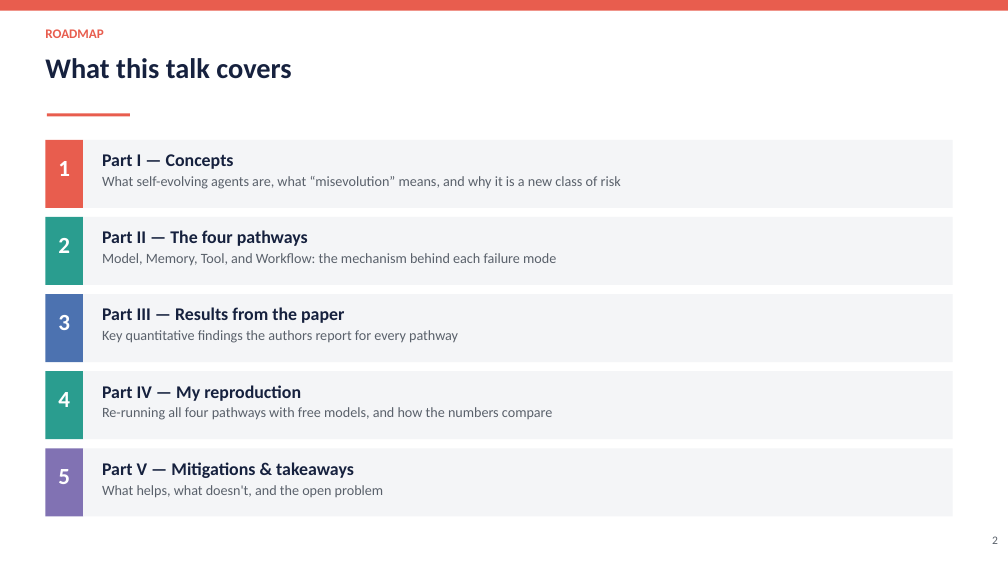
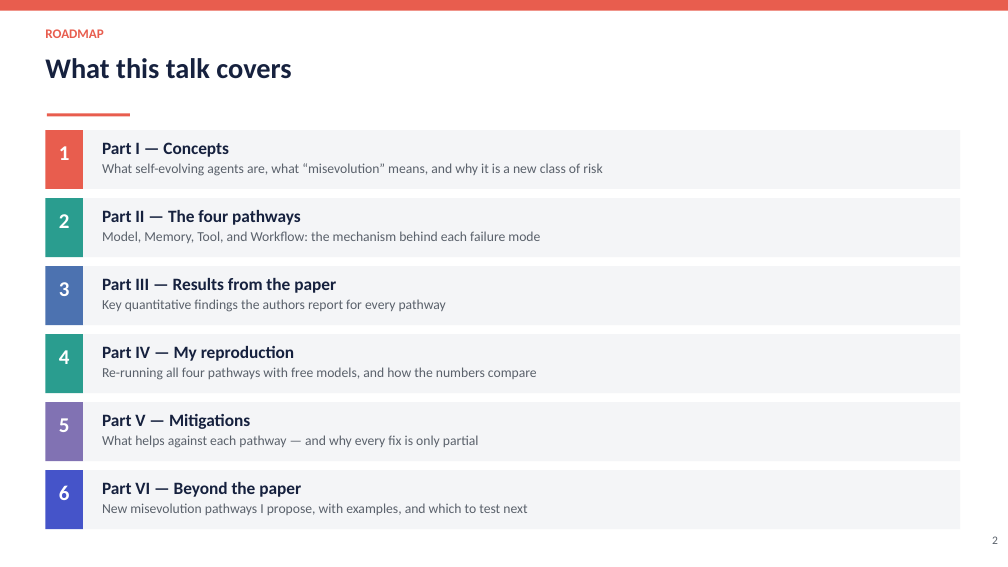
Before and after one commit to Mayank471/Misevolutions, a slide deck: slide 2 of Misevolution_BTP_Presentation.pptx. Drawn at 1008x567 pixels with LibreOffice and Linux fonts; fonts in the diff are those of the drawing. Boxes give left, top, right and bottom in pixels: in the first picture for what was removed or moved away, otherwise in the second. Text is boxed around its words. In the diff, an @@ line names an element or a change of style, - is before the commit and + after.

Commit message:
Add "Other Misevolution Methods" section + repo link to deck
Extends the presentation from 27 to 35 slides with an original Part VI
proposing new misevolution pathways beyond the paper's four (evaluator/
self-critic collapse, memory-summarization collapse, self-rewriting
prompts & skill libraries, multi-agent social drift, and systemic
contagion), each with worked examples and a testability roadmap. Also
adds the GitHub repo link to the title slide and updates the agenda and
takeaways to match.

```diff
--- a/Misevolution_BTP_Presentation.pptx
+++ b/Misevolution_BTP_Presentation.pptx
@@ text "1": place and size @@
-text "1" at <box>58,161,70,176</box>
+text "1" at <box>59,146,70,160</box>
@@ rectangle: place and size @@
-rectangle at <box>45,140,83,208</box>
+rectangle at <box>45,130,83,189</box>
@@ rectangle: place and size @@
-rectangle at <box>83,140,953,208</box>
+rectangle at <box>83,130,960,189</box>
@@ text "Part I — Concepts": place and size @@
-text "Part I — Concepts" at <box>102,154,621,189</box>
+text "Part I — Concepts" at <box>102,142,602,176</box>
@@ text "Part I — Concepts" at <box>102,142,602,176</box>: size 17 to 16.5 pt in "Part I — Concepts"; size 13.5 to 13 pt in "What self-evolving agents are, what “misevolution” means, ..." @@
@@ text "2": place and size @@
-text "2" at <box>58,238,70,253</box>
+text "2" at <box>59,214,70,228</box>
@@ rectangle: place and size @@
-rectangle at <box>45,217,83,285</box>
+rectangle at <box>45,198,83,257</box>
@@ rectangle: place and size @@
-rectangle at <box>83,217,953,285</box>
+rectangle at <box>83,198,960,257</box>
@@ text "Part II — The four ...": place and size @@
-text "Part II — The four ..." at <box>102,230,556,266</box>
+text "Part II — The four ..." at <box>102,210,540,243</box>
@@ text "Part II — The four ..." at <box>102,210,540,243</box>: size 17 to 16.5 pt in "Part II — The four pathways"; size 13.5 to 13 pt in "Model, Memory, Tool, and Workflow: the mechanism ..." @@
@@ rectangle: place and size @@
-rectangle at <box>45,294,83,362</box>
+rectangle at <box>45,266,83,325</box>
@@ rectangle: place and size @@
-rectangle at <box>83,294,953,362</box>
+rectangle at <box>83,266,960,325</box>
@@ text "3": place and size @@
-text "3" at <box>58,315,70,330</box>
+text "3" at <box>59,282,70,296</box>
@@ text "Part III — Results from ...": place and size @@
-text "Part III — Results from ..." at <box>102,307,458,343</box>
+text "Part III — Results from ..." at <box>102,278,446,312</box>
@@ text "Part III — Results from ..." at <box>102,278,446,312</box>: size 17 to 16.5 pt in "Part III — Results from the paper"; size 13.5 to 13 pt in "Key quantitative findings the authors report for ..." @@
@@ text "4": place and size @@
-text "4" at <box>58,392,70,407</box>
+text "4" at <box>59,350,70,364</box>
@@ rectangle: place and size @@
-rectangle at <box>45,371,83,439</box>
+rectangle at <box>45,334,83,393</box>
@@ rectangle: place and size @@
-rectangle at <box>83,371,953,439</box>
+rectangle at <box>83,334,960,393</box>
@@ text "Part IV — My reproduction": place and size @@
-text "Part IV — My reproduction" at <box>102,385,553,420</box>
+text "Part IV — My reproduction" at <box>102,346,537,380</box>
@@ text "Part IV — My reproduction" at <box>102,346,537,380</box>: size 17 to 16.5 pt in "Part IV — My reproduction"; size 13.5 to 13 pt in "Re-running all four pathways with free models, ..." @@
@@ size 22 to 20 pt in 5 elements at <box>59,146,70,160</box>, <box>59,214,70,228</box>, <box>59,282,70,296</box>, <box>59,350,70,364</box>, <box>59,418,70,432</box> @@
@@ text "5": place and size @@
-text "5" at <box>58,469,70,484</box>
+text "5" at <box>59,418,70,432</box>
@@ rectangle: place and size @@
-rectangle at <box>45,448,83,516</box>
+rectangle at <box>45,402,83,461</box>
@@ rectangle: place and size @@
-rectangle at <box>83,448,953,516</box>
+rectangle at <box>83,402,960,461</box>
@@ text at <box>102,414,479,448</box>: text changed; size 13.5 to 13 pt @@
-Part V — Mitigations & takeaways
-What helps, what doesn't, and the open problem
+Part V — Mitigations
+What helps against each pathway — and why every fix is only partial
@@ rectangle added at <box>45,470,83,529</box>, fill #4554C9 @@
@@ rectangle added at <box>83,470,960,529</box>, fill #F4F5F7 @@
@@ text added at <box>59,485,70,500</box>, 20 pt, text #FFFFFF, bold @@
+6
@@ text added at <box>102,482,527,515</box>, 13 pt, text #5A616B @@
+Part VI — Beyond the paper
+New misevolution pathways I propose, with examples, and which to test next
```
Also in this commit, not shown: 3 other slides changed, 8 slides added, 2 other files.
